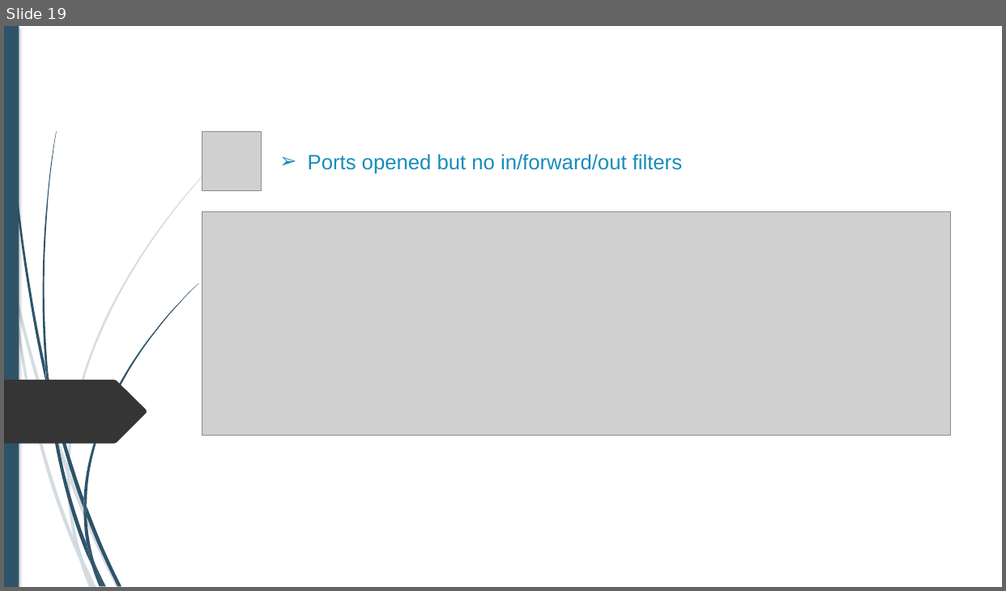
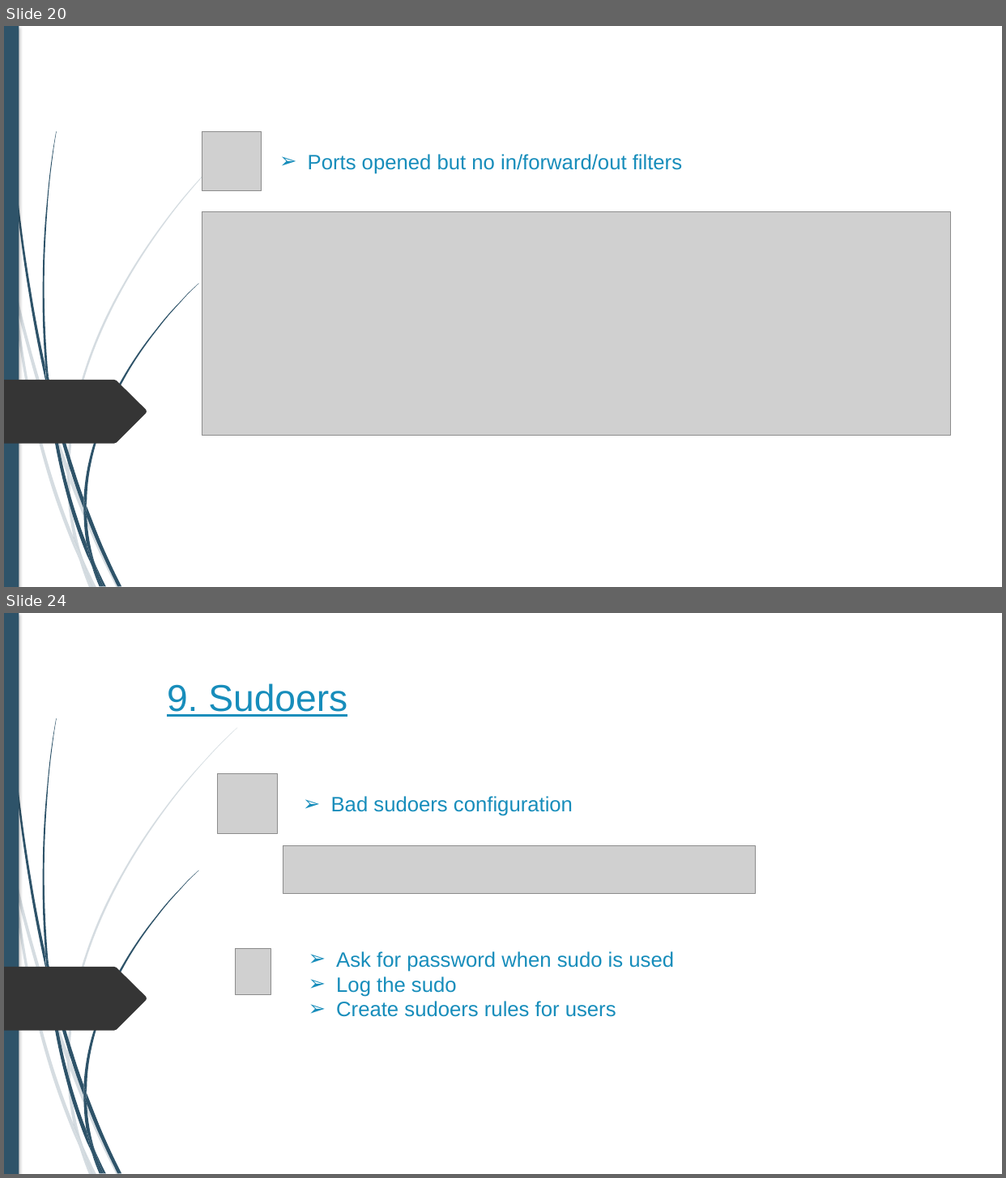
Before and after one commit to alexandreAubois/Secu_linux, a slide deck: Projet-Linux.pptx. Shown one above the other, each under a label of ours: slide 19 before the commit, slides 20 and 24 after it; the slides between them are not shown. The pictures are 1006x591 and 1006x1178 pixels, drawn with LibreOffice and Linux fonts; fonts in the diff are those of the drawing; grey boxes stand for pictures; background and template pictures are left out. Boxes give left, top, right and bottom in pixels: in the first picture for what was removed or moved away, otherwise in the second. Text is boxed around its words. In the diff, an @@ line names an element or a change of style, - is before the commit and + after.

```diff
--- a/Projet-Linux.pptx
+++ b/Projet-Linux.pptx
@@ slide 24 added at <box>4,613,1002,1174</box>, background #FFFFFF; not listed: 24 template elements that a slide beside it also shows @@
@@ text added at <box>167,683,347,717</box>, 36 pt, text #178DBB, underline @@
+9. Sudoers
@@ picture added at <box>218,774,278,834</box> @@
@@ text added at <box>331,796,573,816</box>, 20 pt, text #178DBB @@
+➢ Bad sudoers configuration
@@ picture added at <box>283,846,755,894</box> @@
@@ picture added at <box>236,948,271,995</box> @@
@@ text added at <box>336,952,674,1017</box>, 20 pt, text #178DBB @@
+➢ Ask for password when sudo is used
+➢ Log the sudo
+➢ Create sudoers rules for users
@@ what was slide 19 is now slide 20 @@
```
Also in this commit, not shown: 5 slides changed, 9 other slides added.
